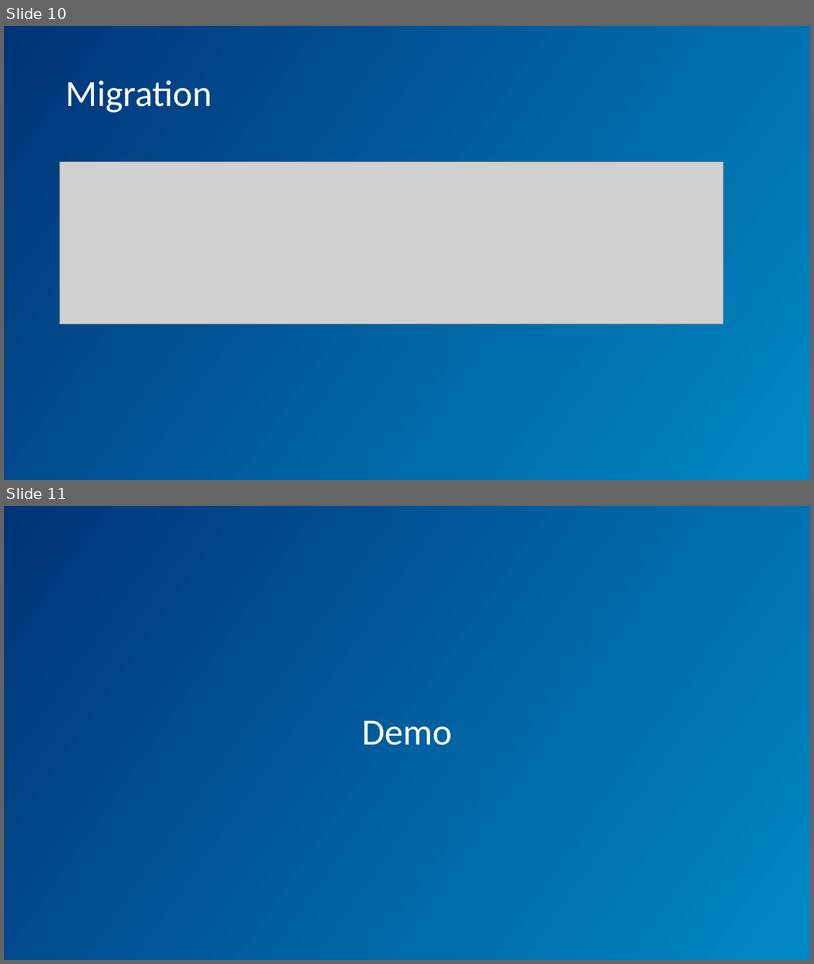
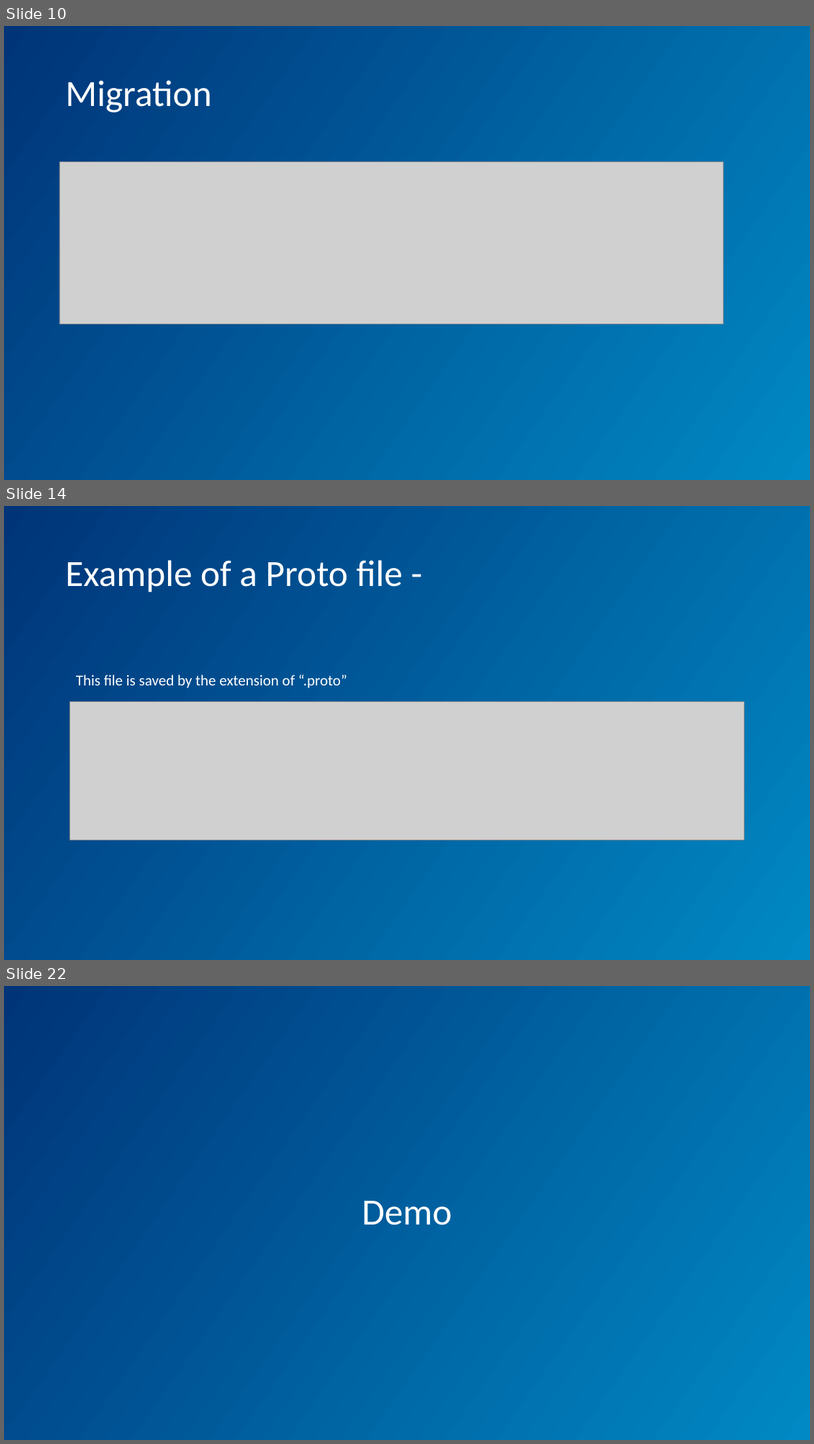
Before and after one commit to pratik-philips/DataStore-Android-Demo, a slide deck: DataStore.pptx. Shown one above the other, each under a label of ours: slides 10 and 11 before the commit, slides 10, 14 and 22 after it; the slides between them are not shown. The pictures are 814x964 and 814x1444 pixels, drawn with LibreOffice and Linux fonts; fonts in the diff are those of the drawing; grey boxes stand for pictures; background and template pictures are left out. Boxes give left, top, right and bottom in pixels: in the first picture for what was removed or moved away, otherwise in the second. Text is boxed around its words. In the diff, an @@ line names an element or a change of style, - is before the commit and + after.

```diff
--- a/DataStore.pptx
+++ b/DataStore.pptx
@@ slide 14 added at (4, 506, 810, 960), background gradient #003478 to #0089C4 @@
@@ title added at (65, 560, 403, 592), 44 pt, text #FFFFFF @@
+Example of a Proto file -
@@ text added at (76, 674, 347, 688), 18 pt, text #FFFFFF @@
+This file is saved by the extension of “.proto”
@@ picture added at (70, 702, 744, 840) @@
@@ what was slide 11 is now slide 22 @@
```
Also in this commit, not shown: 1 slide changed, 10 other slides added, 4 other files.
